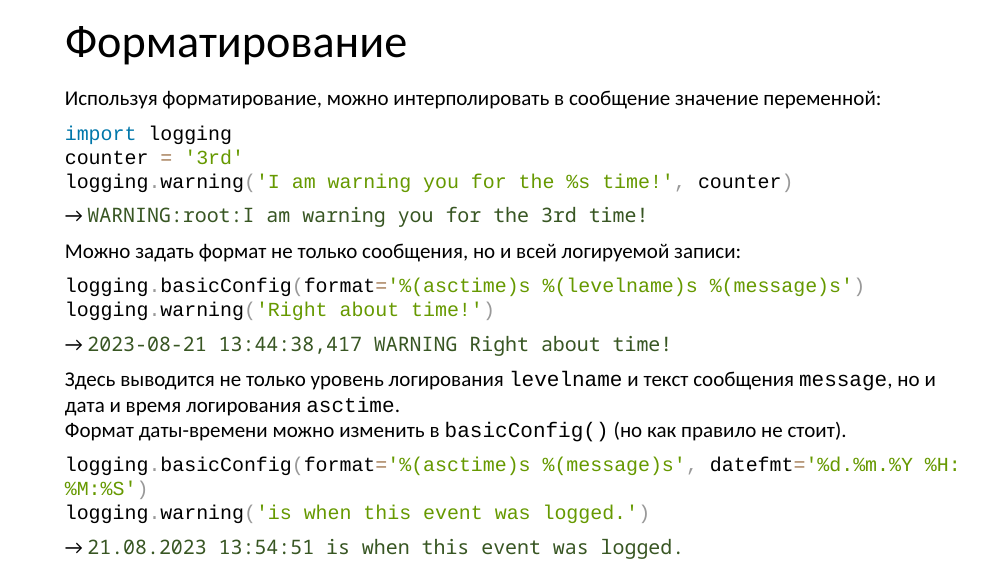
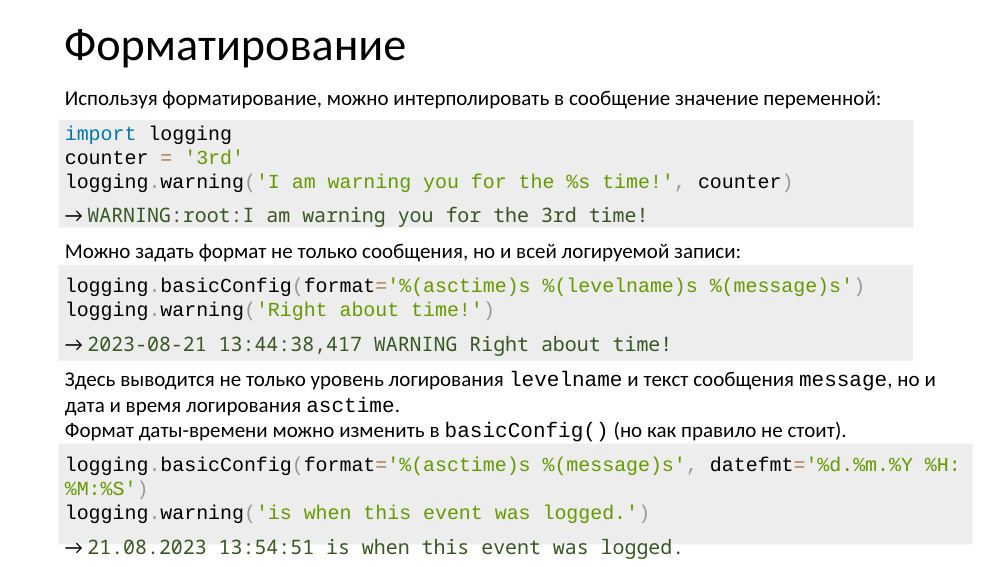
Before and after one commit to xtrueman/prog_instruments, a slide deck: slide 23 of presentations/Logging.pptx. Drawn at 1008x567 pixels with LibreOffice and Linux fonts; fonts in the diff are those of the drawing. Boxes give left, top, right and bottom in pixels: in the first picture for what was removed or moved away, otherwise in the second. Text is boxed around its words. In the diff, an @@ line names an element or a change of style, - is before the commit and + after.

```diff
--- a/presentations/Logging.pptx
+++ b/presentations/Logging.pptx
@@ rectangle added at (59, 120, 913, 228), fill #EDEDED @@
@@ rectangle added at (59, 265, 913, 361), fill #EDEDED @@
@@ rectangle added at (59, 444, 973, 545), fill #EDEDED @@
```
Also in this commit, not shown: 3 other slides changed, 1 slide added.
